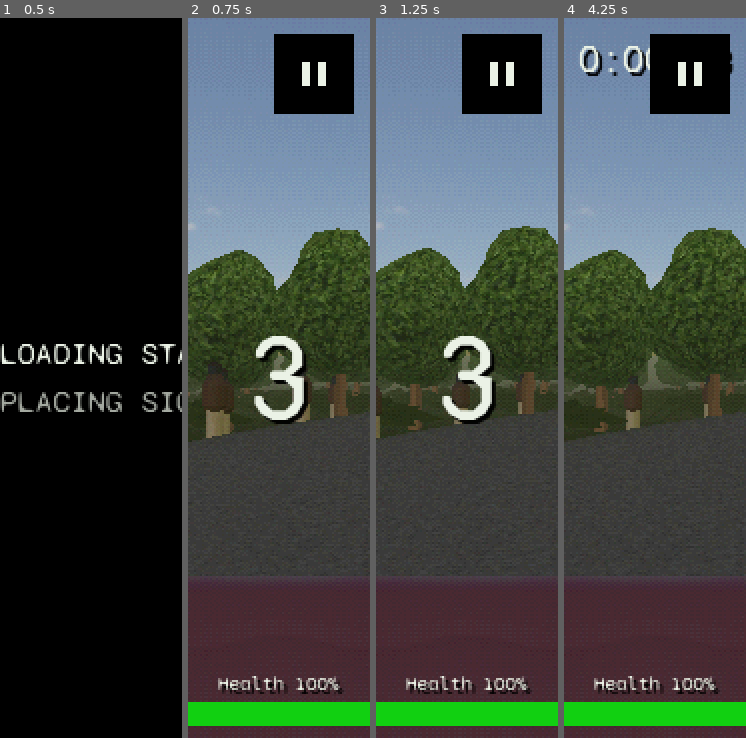
Above: before the commit, frames 1-4 (left to right).
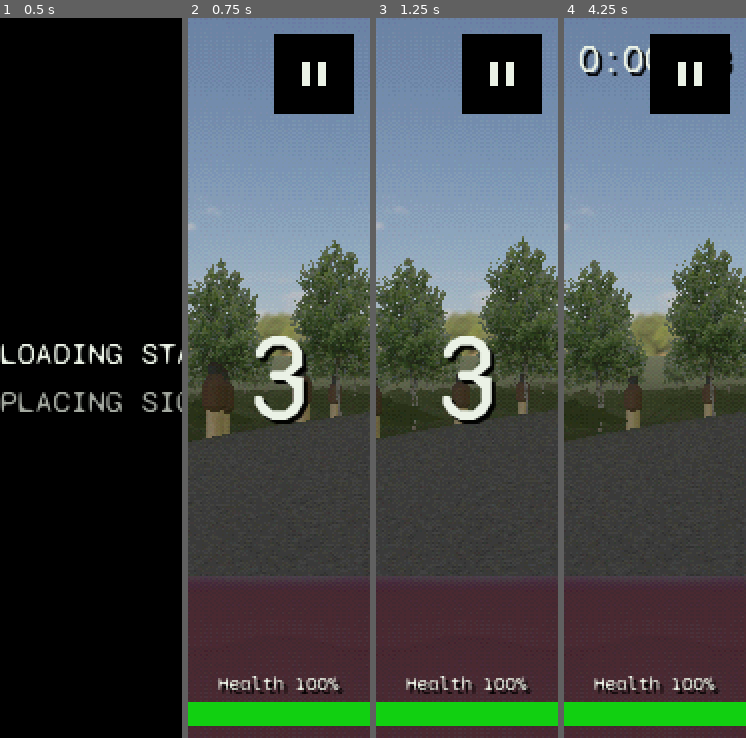
Above: after the commit, the same moments.

Repository: felixxwu/TAPPA
Game: Godot game, scene res://main.tscn
Same seed, same stepped clock (60 frames per second), same inputs: the game is played once before the commit and once after it. This scene is started directly instead of the project's main scene.
Inputs (mouse positions are in pixels of both pictures, inside the frame that each line leads up to):
- Up to frame 1 (0.5 s): no input
- Up to frame 2 (0.75 s): tap Enter (menu_select) at 0.5 s; move the mouse to (319, 342) at 0.52 s; hold Right (menu_right) from 0.53 s (still down); tap C (cycle_camera) at 0.6 s; click (319, 342) at 0.67 s
- Up to frame 3 (1.25 s): keep holding Right (menu_right)
- Up to frame 4 (4.25 s): release Right (menu_right) at 1.25 s; drag from (618, 414) to (645, 522) at 1.27 s; move the mouse to (673, 219) at 2.02 s; hold Right (menu_right) 2.03-2.75 s; tap T (toggle_gearbox) at 2.1 s; drag from (645, 522) to (600, 270) at 2.77 s; move the mouse to (709, 486) at 3.52 s; hold Left (menu_left) from 3.53 s (still down); hold Shift from 3.53 s (still down)

Frame 1 is identical in both runs. In frame 2, 12% of the frame differs, in the area x 0-100%, y 29-58%; in frame 3, 12%; in frame 4, 13%.

Commit message:
Add billboard-tree perf toggle and restore 80m vegetation render distance

Diff:
--- a/config/game_config.tres
+++ b/config/game_config.tres
@@ -51,8 +51,9 @@
 trees_per_turn = 200
 tree_spawn_radius_m = 50.0
 tree_collision_radius_m = 0.1
-tree_render_distance_m = 40.0
+tree_render_distance_m = 80.0
 bush_height_m = 1.5
+use_billboard_trees = true
 sign_panel_size_m = Vector2(1.008, 1.008)
 sign_thickness_m = 0.042
 sign_base_depth_m = 0.672
--- a/project.godot
+++ b/project.godot
@@ -38,19 +38,16 @@
 
 import/blender/enabled=false
 
-[importer_defaults]
-
-; New textures default to lossy WebP at 0.7 — keeps exports small (the 2026-07
-; build-size pass); bump per-texture in the Import dock only where quality
-; visibly suffers.
-texture={
-"compress/mode": 1,
-"compress/lossy_quality": 0.7
-}
-
 [gui]
 
 theme/custom="res://theme/ui_theme.tres"
+
+[importer_defaults]
+
+texture={
+"compress/lossy_quality": 0.7,
+"compress/mode": 1
+}
 
 [input]
 
@@ -187,8 +184,8 @@
 [rendering]
 
 textures/canvas_textures/default_texture_filter=0
-textures/vram_compression/import_etc2_astc=true
 rendering_device/driver.windows="d3d12"
 renderer/rendering_method="gl_compatibility"
 renderer/rendering_method.mobile="gl_compatibility"
+textures/vram_compression/import_etc2_astc=true
 shading/overrides/force_vertex_shading=true
--- a/scripts/game_config.gd
+++ b/scripts/game_config.gd
@@ -1017,6 +1017,11 @@
 ## texture and the per-instance baked terrain light). Lifted a touch above the
 ## model's authored green so the ground cover reads a bit more against the grass.
 @export var bush_tint := Color(0.95, 1.0, 0.7)
+## PERF A/B TOGGLE: when true, render TREES as the old alpha-cutout billboards
+## (BillboardField + textures/tree.png) instead of the low-poly mesh
+## (TreeMeshField). Bushes stay low-poly meshes regardless. Kept so the mesh vs
+## billboard tree cost can be measured side by side. See features/trees.md.
+@export var use_billboard_trees := false
 
 
 @export_group("Roadside Signs")
--- a/scripts/world.gd
+++ b/scripts/world.gd
@@ -7,6 +7,9 @@
 # Ground-cover bush: low-poly mesh (replaces the old bush.webp billboards),
 # instanced via TreeMeshField (same renderer as trees, no collision). See features/trees.md.
 const GROUNDCOVER_SCENE := preload("res://models/vegetation/groundcover_opaque.glb")
+# Old billboard tree texture, used when cfg.use_billboard_trees is true (the perf
+# A/B path — see _build_foliage / features/trees.md).
+const TREE_TEXTURE := preload("res://textures/tree.png")
 # Near-camera dither dissolve applied to the tree canopy so trees don't block the
 # chase camera when it pushes inside them (see shaders/tree_canopy.gdshader).
 const TREE_CANOPY_SHADER := preload("res://shaders/tree_canopy.gdshader")
@@ -360,11 +363,19 @@
 	# spawn inside the forest patches, breaking up the otherwise-continuous tree line.
 	var trees := TreeScatter.scatter(result["pieces"], road_cells, cfg.tree_params(),
 		cfg.track_seed, cfg.track_forestiness, cfg.forest_wavelength_m)
-	var tree_field := TreeMeshField.new()
-	add_child(tree_field)
-	tree_field.build(trees, $Floor as TerrainManager, _tree_mesh(),
-		cfg.tree_size_m.y, cfg.tree_collision_radius_m, cfg.tree_collision_height_m,
-		cfg.tree_render_distance_m, cfg.tree_render_fade_m, cfg.tree_bin_size_m)
+	if cfg.use_billboard_trees:
+		# Perf A/B path: render trees as the old alpha-cutout billboards.
+		var tree_billboards := BillboardField.new()
+		add_child(tree_billboards)
+		tree_billboards.build(trees, $Floor as TerrainManager, cfg.tree_size_m, TREE_TEXTURE,
+			cfg.tree_collision_radius_m, cfg.tree_collision_height_m, true,
+			cfg.tree_render_distance_m, cfg.tree_render_fade_m)
+	else:
+		var tree_field := TreeMeshField.new()
+		add_child(tree_field)
+		tree_field.build(trees, $Floor as TerrainManager, _tree_mesh(),
+			cfg.tree_size_m.y, cfg.tree_collision_radius_m, cfg.tree_collision_height_m,
+			cfg.tree_render_distance_m, cfg.tree_render_fade_m, cfg.tree_bin_size_m)
 
 	await _stage(loading, "Scattering bushes…")
 	# Bushes: same scatter as trees (offset seed so they interleave; NOT forest-gated,
--- a/tests/headless/test_smoke.gd
+++ b/tests/headless/test_smoke.gd
@@ -320,10 +320,13 @@
 
 
 func test_world_uses_tree_mesh_field_for_trees_and_bushes() -> void:
-	# Both trees and bushes are now solid low-poly meshes via TreeMeshField: trees
-	# WITH collision, bushes WITHOUT (ground cover). (The shared scene may be
-	# re-generated by an earlier test, so don't assume an exact field count —
-	# assert the invariant that at least one of each kind exists.)
+	# Trees + bushes render as one colliding foliage field (trees) and one
+	# non-colliding field (bushes). The renderer depends on the
+	# use_billboard_foliage A/B toggle: TreeMeshField (solid low-poly meshes) by
+	# default, BillboardField (old alpha-cutout billboards) when the toggle is on.
+	# Either way the invariant holds: at least one colliding + one non-colliding
+	# field exists. (The shared scene may be re-generated by an earlier test, so
+	# don't assume an exact field count.)
 	var with_collision := 0
 	var without_collision := 0
 	for c in _scene.get_children():
@@ -334,8 +337,15 @@
 				with_collision += 1
 			else:
 				without_collision += 1
-	assert_gt(with_collision, 0, "world builds a colliding TreeMeshField for trees")
-	assert_gt(without_collision, 0, "world builds a non-colliding TreeMeshField for bushes")
+		elif c is BillboardField:
+			var bf := c as BillboardField
+			assert_gt(bf.instance_positions.size(), 0, "each billboard field has instances")
+			if bf.get_node_or_null("Collision") != null:
+				with_collision += 1
+			else:
+				without_collision += 1
+	assert_gt(with_collision, 0, "world builds a colliding foliage field for trees")
+	assert_gt(without_collision, 0, "world builds a non-colliding foliage field for bushes")
 
 
 func test_tree_canopy_uses_near_camera_dissolve_shader() -> void:
Not shown, changed: blender/.DS_Store
Not shown, changed: features/trees.md
